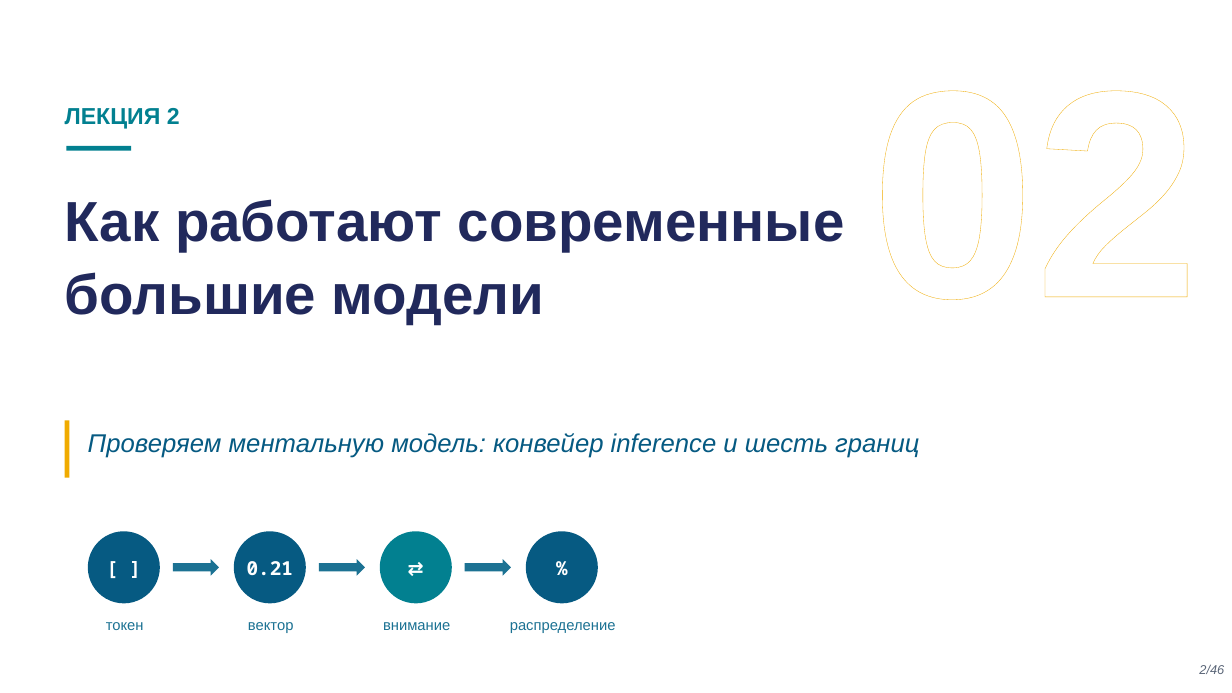
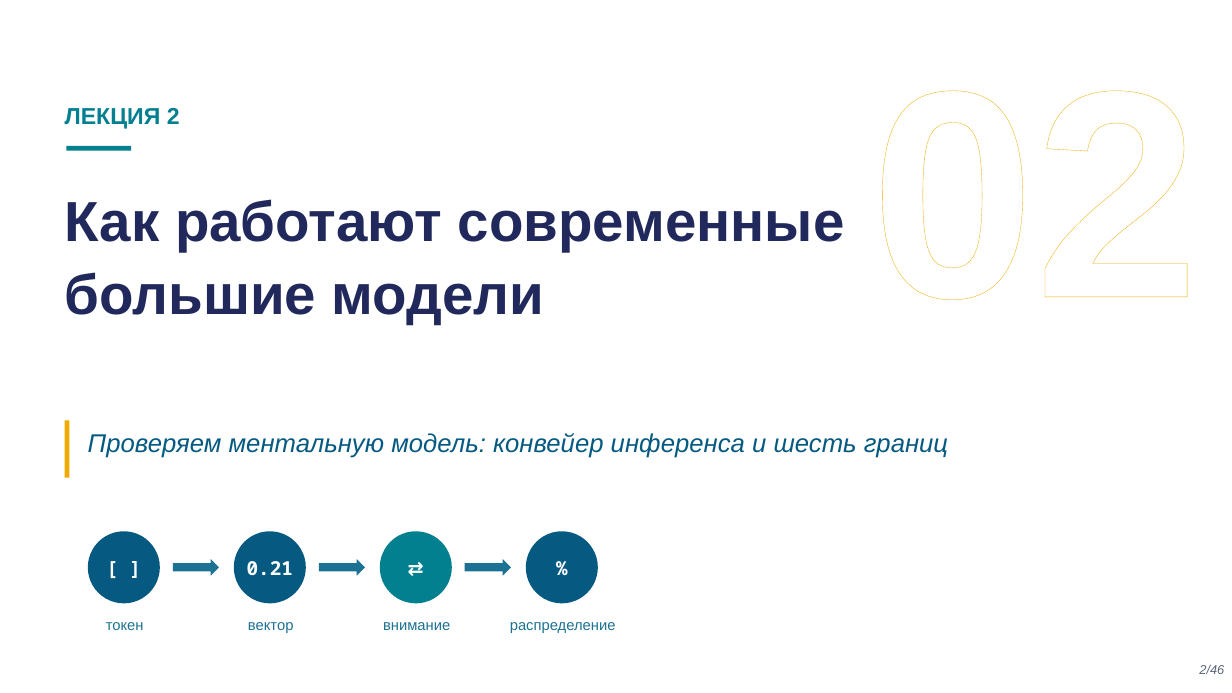
Before and after one commit to tellina-study/AI-usage-lessons, a slide deck: slide 2 of library/lectures/lec-02/rendered/lec-02.pptx. Drawn at 1232x693 pixels with LibreOffice and Linux fonts; fonts in the diff are those of the drawing. Boxes give left, top, right and bottom in pixels: in the first picture for what was removed or moved away, otherwise in the second. Text is boxed around its words. In the diff, an @@ line names an element or a change of style, - is before the commit and + after.

```diff
--- a/library/lectures/lec-02/rendered/lec-02.pptx
+++ b/library/lectures/lec-02/rendered/lec-02.pptx
@@ text at [88, 433, 948, 458]: text changed @@
-Проверяем ментальную модель: конвейер inference и шесть границ
+Проверяем ментальную модель: конвейер инференса и шесть границ
```
Also in this commit, not shown: 11 other slides changed, 22 other files.
